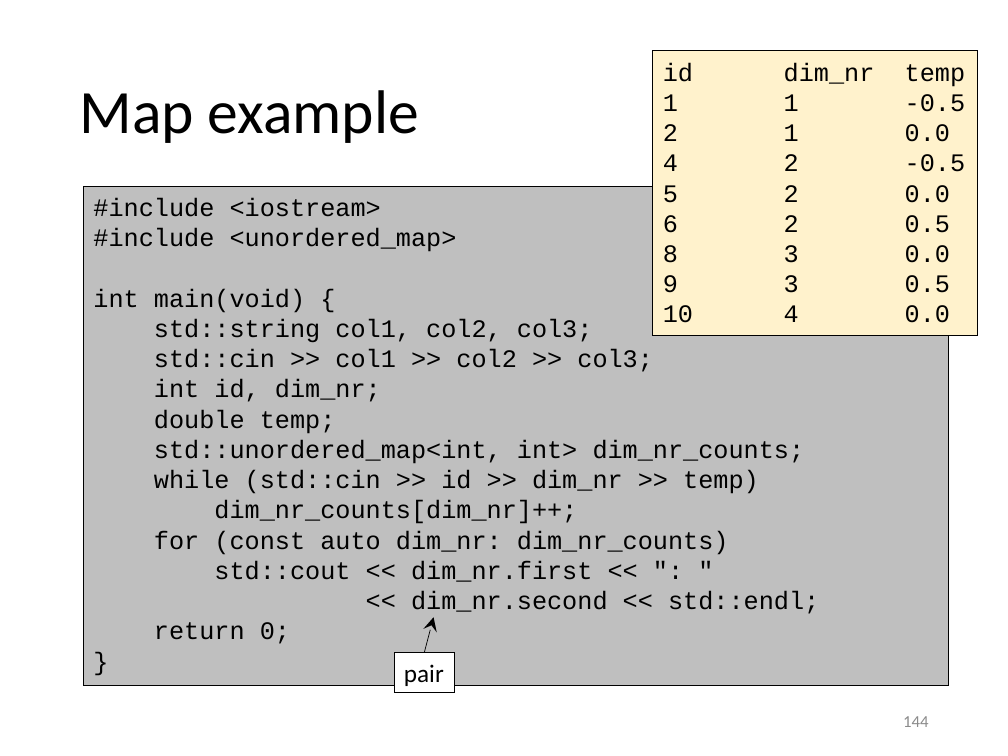
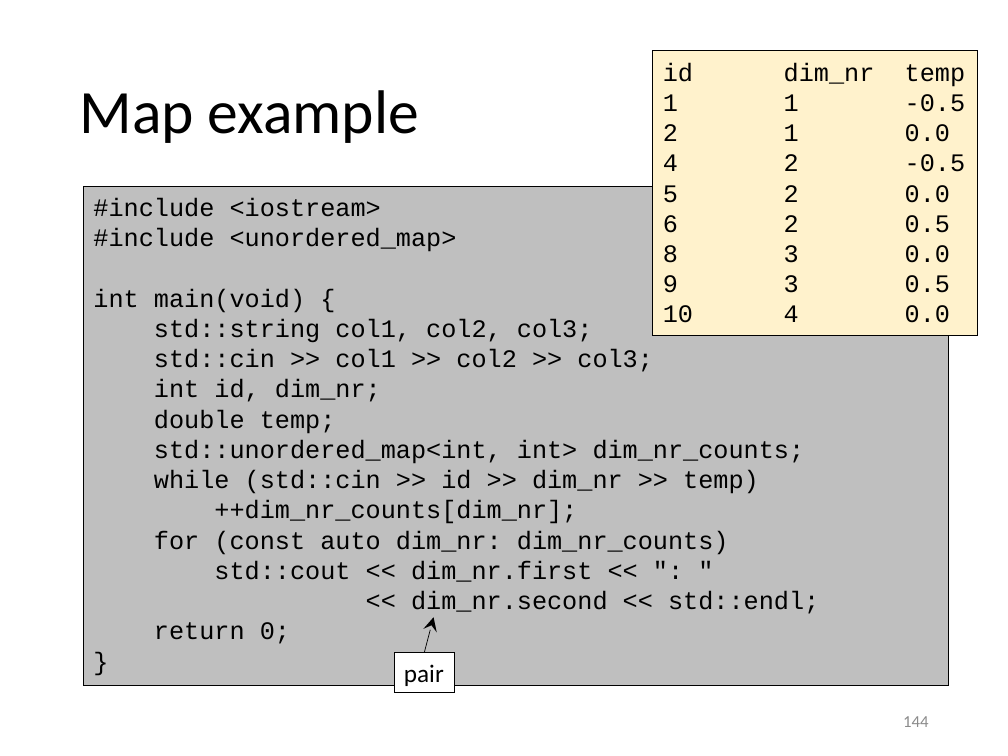
Before and after one commit to gjbex/training-material, a slide deck: slide 144 of CPlusPlus/scientific_cpp.pptx. Drawn at 1008x756 pixels with LibreOffice and Linux fonts; fonts in the diff are those of the drawing. Boxes give left, top, right and bottom in pixels: in the first picture for what was removed or moved away, otherwise in the second. Text is boxed around its words. In the diff, an @@ line names an element or a change of style, - is before the commit and + after.

```diff
--- a/CPlusPlus/scientific_cpp.pptx
+++ b/CPlusPlus/scientific_cpp.pptx
@@ text in rectangle at (214,500,577,524): text changed @@
-dim_nr_counts[dim_nr]++;
+++dim_nr_counts[dim_nr];
```
Also in this commit, not shown: 17 other slides changed.
